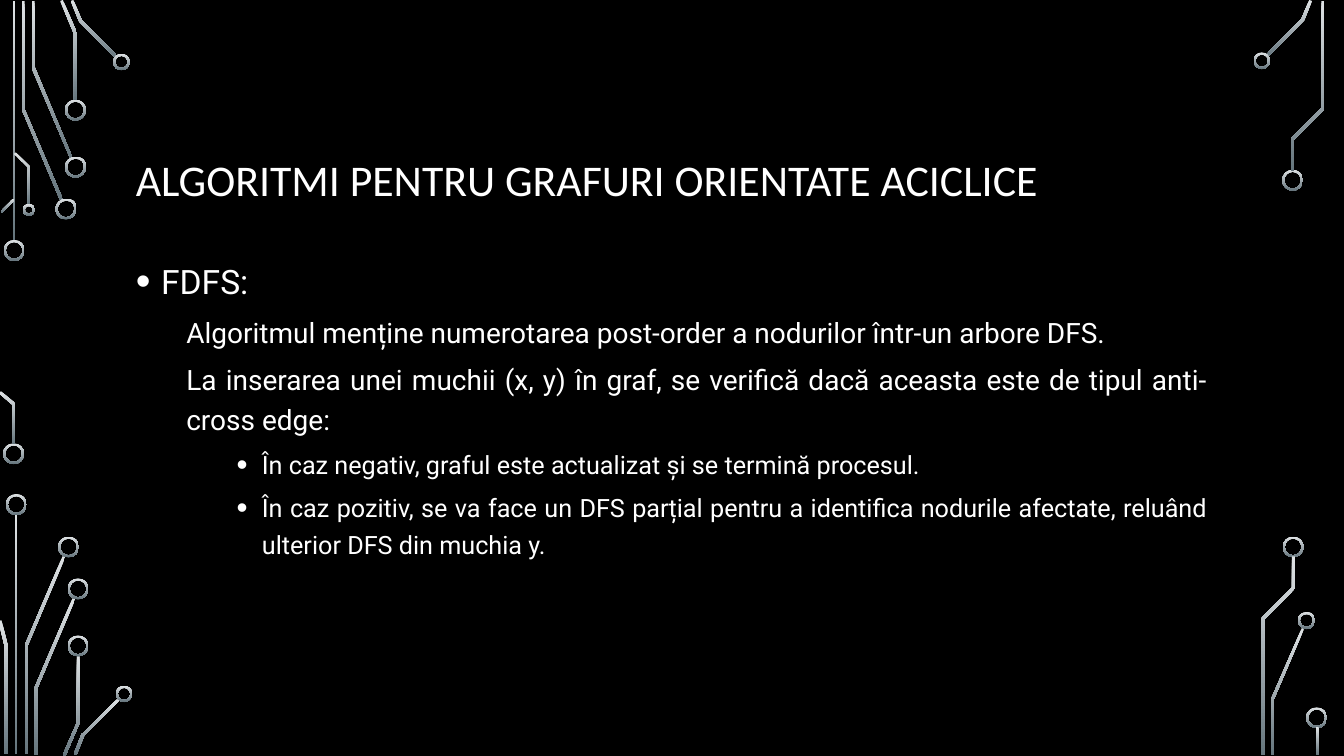
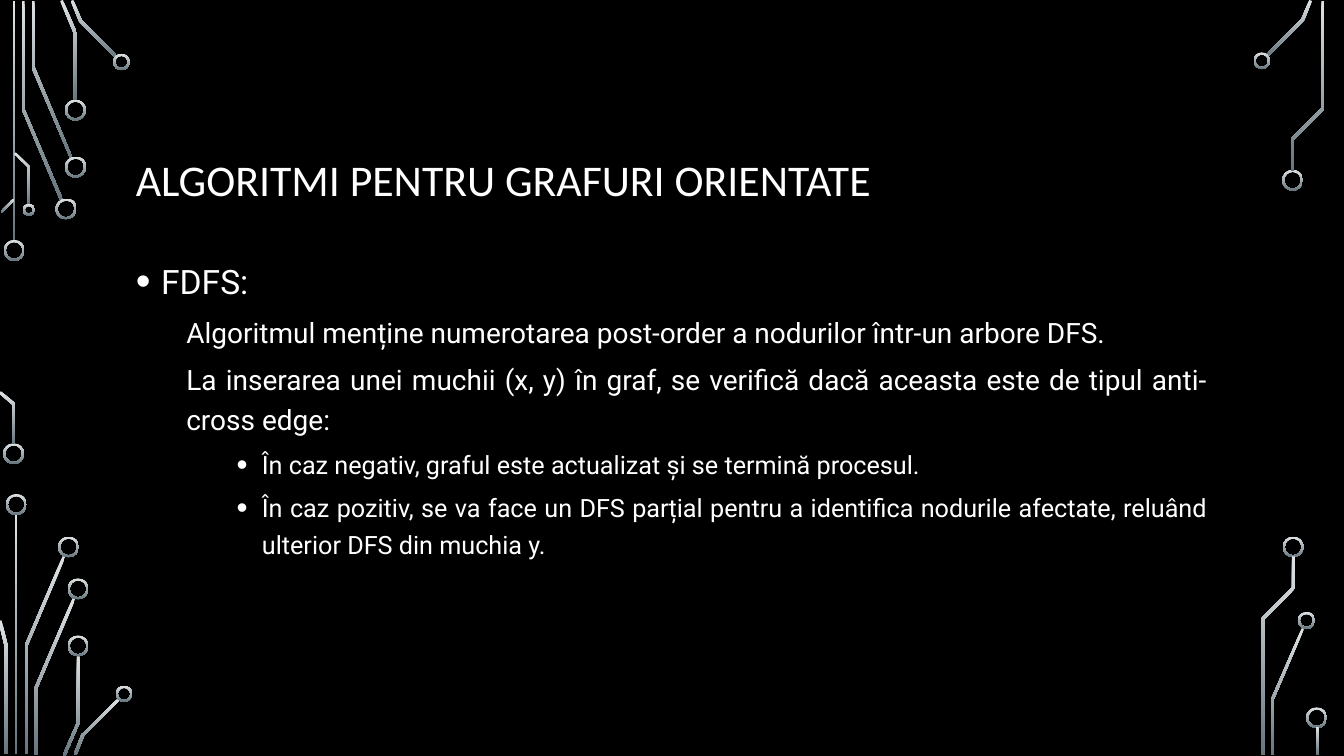
Before and after one commit to MattiaIojica/Incremental-DFS-Algorithms, a slide deck: slide 7 of Prezentare Incremental DFS algorithms.pptx. Drawn at 1344x756 pixels with LibreOffice and Linux fonts; fonts in the diff are those of the drawing; background and template pictures are left out. Boxes give left, top, right and bottom in pixels: in the first picture for what was removed or moved away, otherwise in the second. Text is boxed around its words. In the diff, an @@ line names an element or a change of style, - is before the commit and + after.

```diff
--- a/Prezentare Incremental DFS algorithms.pptx
+++ b/Prezentare Incremental DFS algorithms.pptx
@@ title at (x1=136, y1=167, x2=871, y2=197): text changed @@
-ALGORITMI PENTRU GRAFURI ORIENTATE ACICLICE
+ALGORITMI PENTRU GRAFURI ORIENTATE
```
Also in this commit, not shown: 9 other slides changed.
